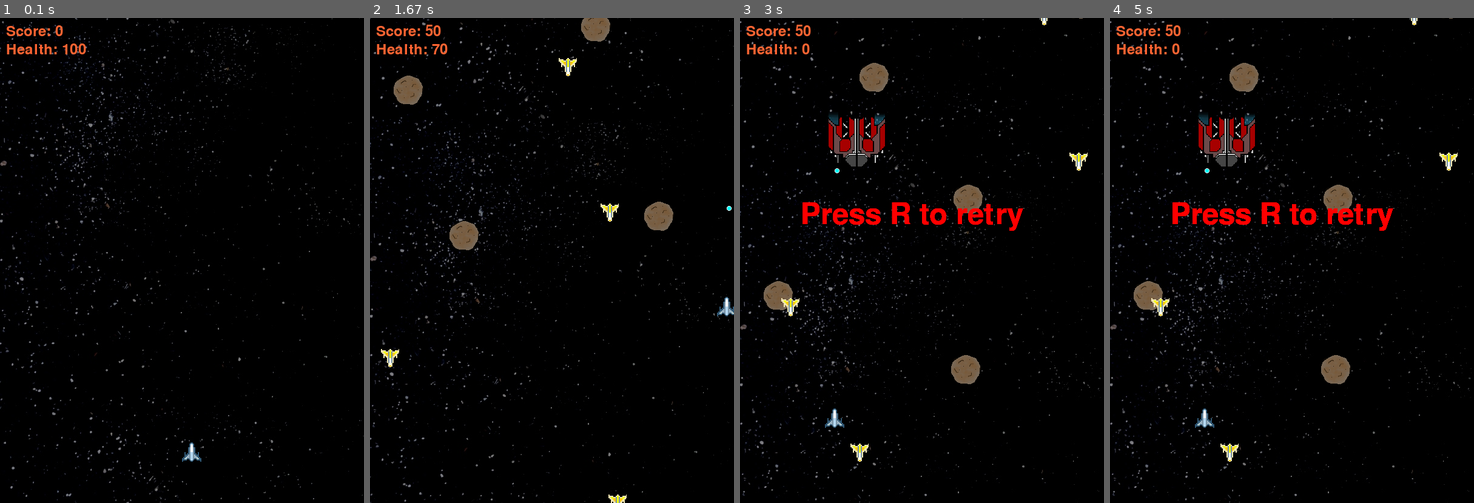
Above: before the commit, frames 1-4 (left to right).
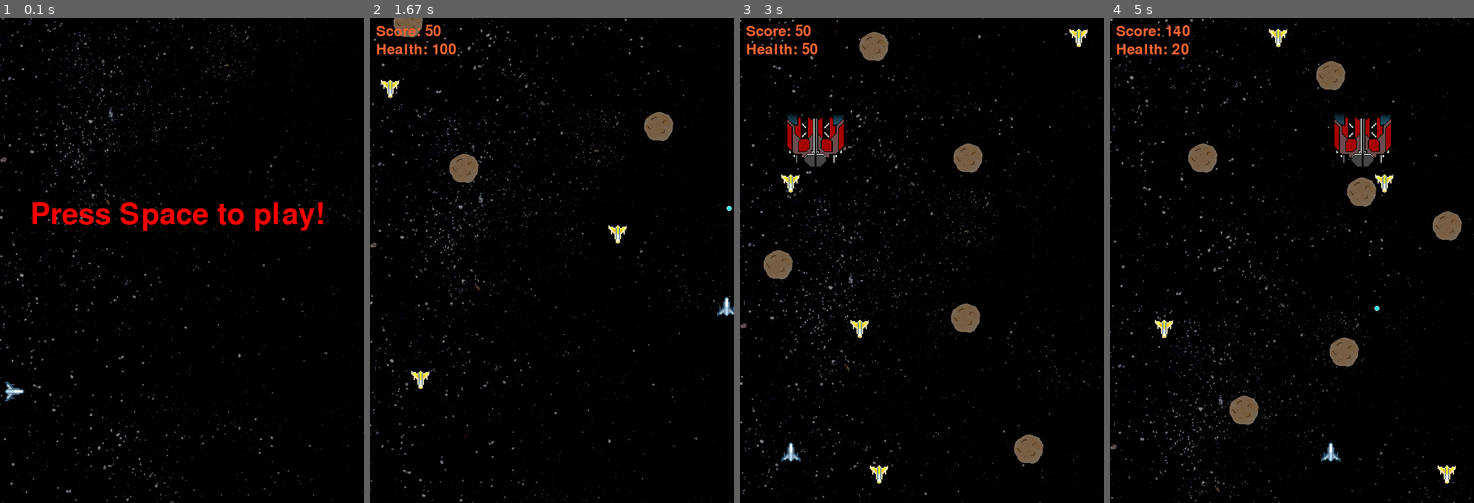
Above: after the commit, the same moments.

Repository: SteveHutchison/GroupPygame
Game: pygame game, started from Main.py
The game is run twice, just before and just after one commit, with the same random seed, the same clock (stepped at 60 frames per second) and the same inputs.
Inputs:
- Up to frame 1 (0.1 s): no input
- Up to frame 2 (1.67 s): tap Space at 0.33, 0.73, 1.03, 1.23, 1.57 s; hold Right 0.67-1.13 s; hold Up 1.17-1.47 s; hold Right from 1.5 s (still down)
- Up to frame 3 (3 s): tap Space at 1.87, 2.07, 2.37, 2.63, 2.97 s; release Right at 1.97 s; hold Left 2-2.53 s; hold Down 2.57-2.87 s; hold Left from 2.9 s (still down)
- Up to frame 4 (5 s): tap Space at 3.27, 3.4, 3.8, 4.1, 4.47, 4.87 s; release Left at 3.3 s; hold Up 3.33-3.7 s; hold Right 3.73-4.37 s; hold Down 4.4-4.77 s; hold Left from 4.8 s (still down)

The runs differ from the first frame. In frame 1, 5.7% of the frame differs, in the area x 0-100%, y 0-100%; in frame 2, 6.5%; in frame 3, 9.7%; in frame 4, 11%.

Commit message:
Added splash screen

Diff:
--- a/Main.py
+++ b/Main.py
@@ -18,7 +18,7 @@
 	player_image = pygame.image.load("img/player.png")
 	background = pygame.image.load("img/background.png")
 	ASTEROID_image = pygame.image.load("img/Rock.png")
-	BOSS_image = pygame.image.load("M:/groupPy/img/Spaceship.png")
+	BOSS_image = pygame.image.load("img/Spaceship.png")
 	BULLET_image = pygame.image.load("img/bullet.png")
 	EXPLOSION_image = pygame.image.load("img/explosion_tiles.bmp")
 	HEALTH_image = pygame.image.load("img/HealthPowerUp.png")
@@ -48,7 +48,8 @@
 	MOVESPEED = 8
 
 	gameOver = False
-	gameRunning = True
+	gameRunning = False
+	splashScreen = True
 
 	# set up the colors
 	BLACK = (0, 0, 0)
@@ -102,6 +103,56 @@
 	asteroids    = AsteroidFactory("M:/groupPy/img/Rock.png")
 	fighters     = FighterFactory("img/enemy_1.png", "img/explosion_tiles.bmp", "audio\explosion_1.wav")
 
+	# Splash screen specific variables
+	flyingRight = True # else flying left
+	splashPlayer = pygame.Rect(300, 700, 32, 32)
+	splashPlayerX = 0
+	splashPlayerY = 600
+	playerRotated = pygame.transform.rotate(player_image, -90)
+	# Splash Screen
+	while splashScreen == True:
+		for event in pygame.event.get():
+			if event.type == QUIT:
+				pygame.quit()
+				sys.exit()
+			if event.type == KEYDOWN:
+				if event.key == K_ESCAPE:
+					pygame.quit()
+					sys.exit()
+				if event.key == ord(' '):
+					splashScreen = False
+					gameRunning = True
+		# Draw functions here
+
+		# Draw the scrolling backgound
+		backgroundY = backgroundY + 1
+		if backgroundY == 800:
+			backgroundY = 0
+
+		screen.blit(background, (0,backgroundY))
+		screen.blit(background,(0, backgroundY-800))
+
+		# Move and Draw player flying
+		if flyingRight == True:
+			splashPlayerX = splashPlayerX + 2
+		else:
+			splashPlayerX = splashPlayerX - 2;
+		if splashPlayerX > 600:
+			flyingRight = False
+			playerRotated = pygame.transform.rotate(player_image, 90)
+			splashPlayerY = random.randint(0, 800)
+		elif splashPlayerX < -32:
+			flyingRight = True
+			playerRotated = pygame.transform.rotate(player_image, -90)
+			splashPlayerY = random.randint(0, 800)
+		# Draw player
+		screen.blit(playerRotated,(splashPlayerX, splashPlayerY))
+		# Draw Title
+		fontRenderer.draw_title("Press Space to play!", (50, 300), screen)
+
+		# draw the window onto the screen
+		pygame.display.update()
+		mainClock.tick(40)
 	while gameRunning == True:
 		# start music loop
 		pygame.mixer.music.play(5)
